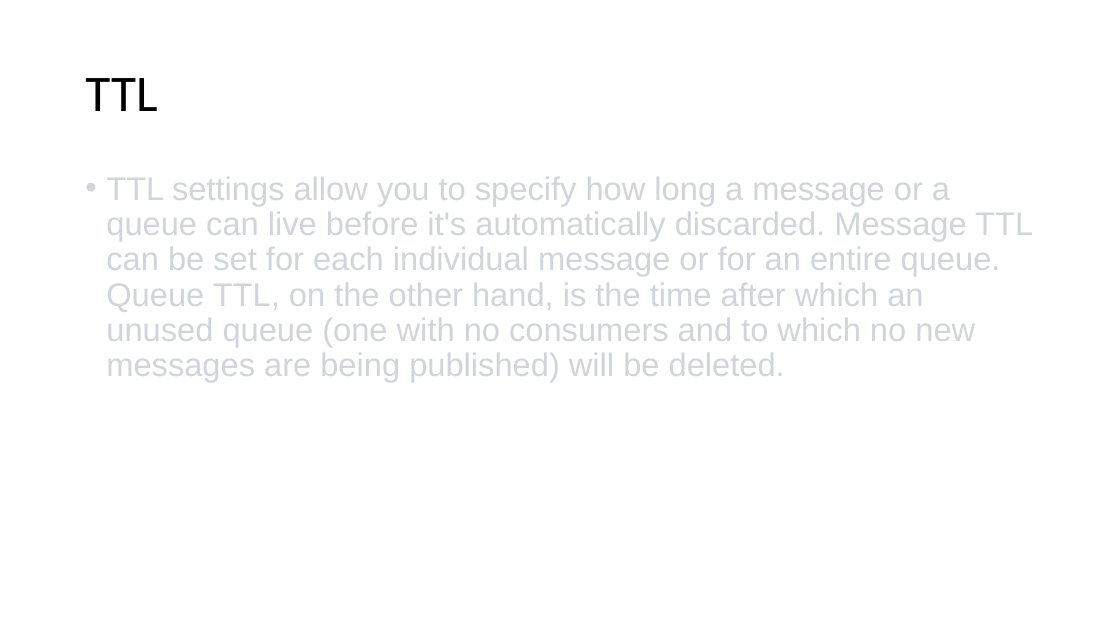
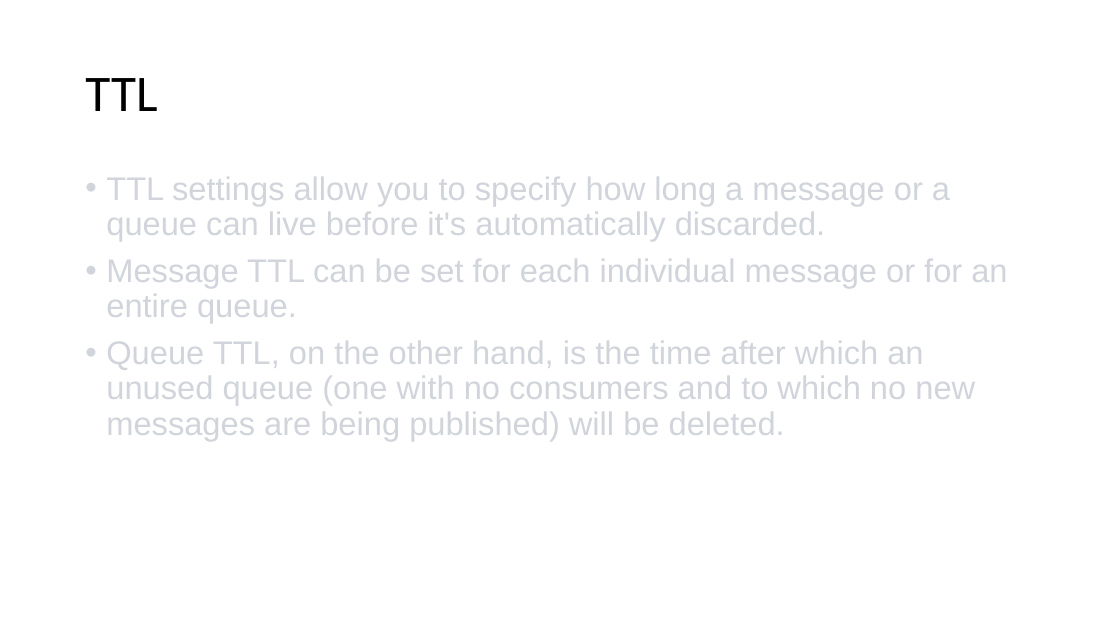
Before and after one commit to roblappcoupa/rabbitmq-presentation, a slide deck: slide 21 of Docs/RabbitMQ.pptx. Drawn at 1120x630 pixels with LibreOffice and Linux fonts; fonts in the diff are those of the drawing. Boxes give left, top, right and bottom in pixels: in the first picture for what was removed or moved away, otherwise in the second. Text is boxed around its words. In the diff, an @@ line names an element or a change of style, - is before the commit and + after.

```diff
--- a/Docs/RabbitMQ.pptx
+++ b/Docs/RabbitMQ.pptx
@@ text at [106,177,1007,441]: text changed @@
-• TTL settings allow you to specify how long a message or a queue can live before it's automatically discarded. Message TTL can be set for each individual message or for an entire queue. Queue TTL, on the other hand, is the time after which an unused queue (one with no consumers and to which no new messages are being published) will be deleted.
+• TTL settings allow you to specify how long a message or a queue can live before it's automatically discarded.
+• Message TTL can be set for each individual message or for an entire queue.
+• Queue TTL, on the other hand, is the time after which an unused queue (one with no consumers and to which no new messages are being published) will be deleted.
```
Also in this commit, not shown: 2 other slides changed, 1 slide added, 2 other files.
